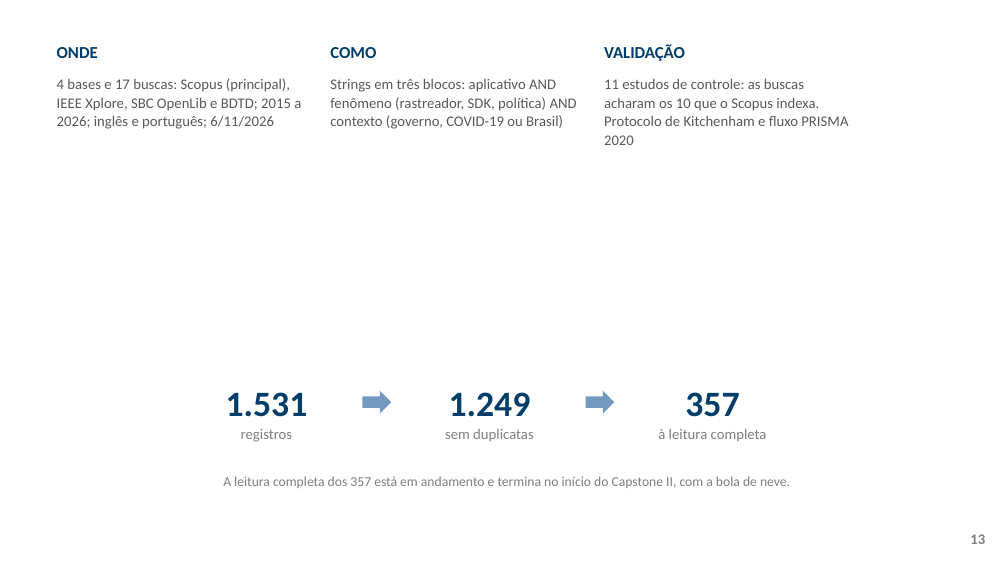
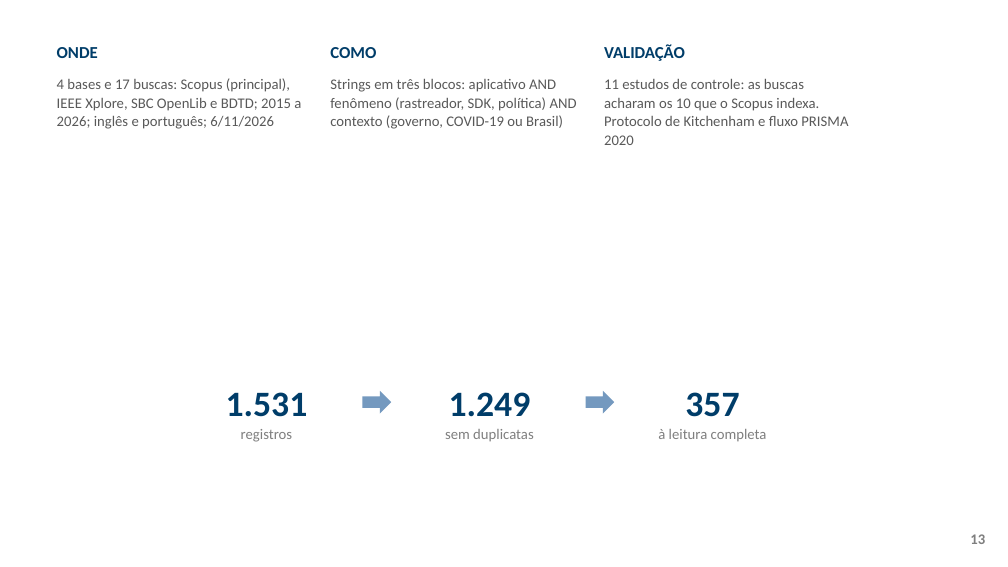
Before and after one commit to ClaudioAMF1/TCC, a slide deck: slide 13 of tcc/apresentacao/simulacao-defesa-rascunho.pptx. Drawn at 1008x567 pixels with LibreOffice and Linux fonts; fonts in the diff are those of the drawing; background and template pictures are left out. Boxes give left, top, right and bottom in pixels: in the first picture for what was removed or moved away, otherwise in the second. Text is boxed around its words. In the diff, an @@ line names an element or a change of style, - is before the commit and + after.

```diff
--- a/tcc/apresentacao/simulacao-defesa-rascunho.pptx
+++ b/tcc/apresentacao/simulacao-defesa-rascunho.pptx
@@ text removed at [223, 476, 790, 488] @@
-A leitura completa dos 357 está em andamento e termina no início do Capstone II, com a bola de neve.
```
Also in this commit, not shown: 4 other slides changed, 5 other files.
